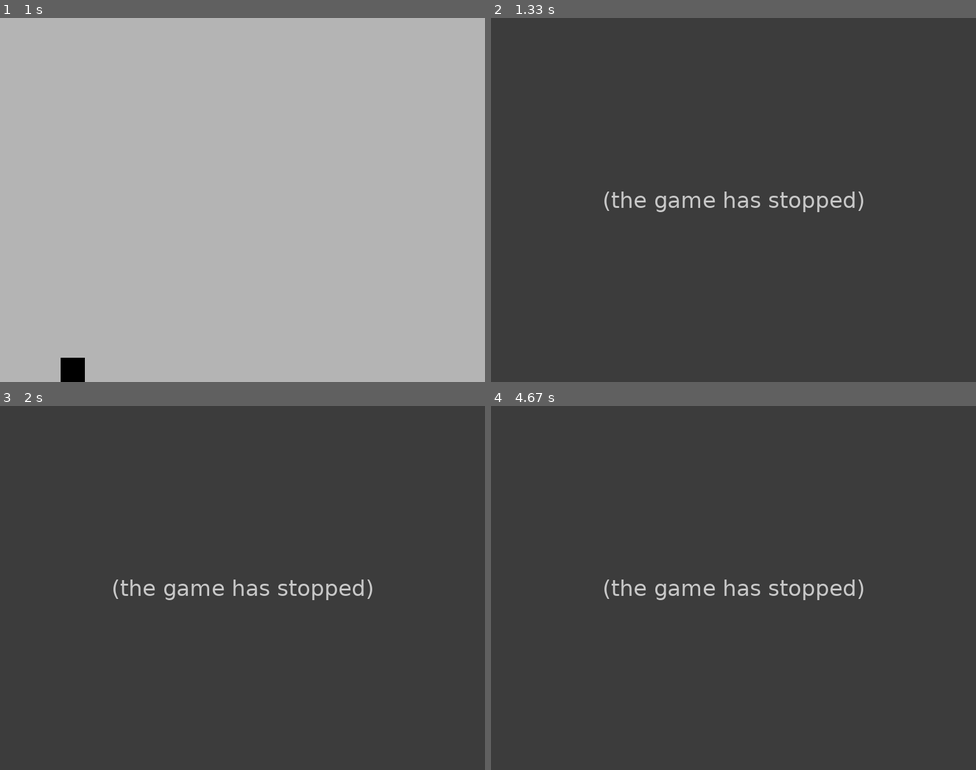
Above: before the commit, frames 1-4 (two rows, left to right).
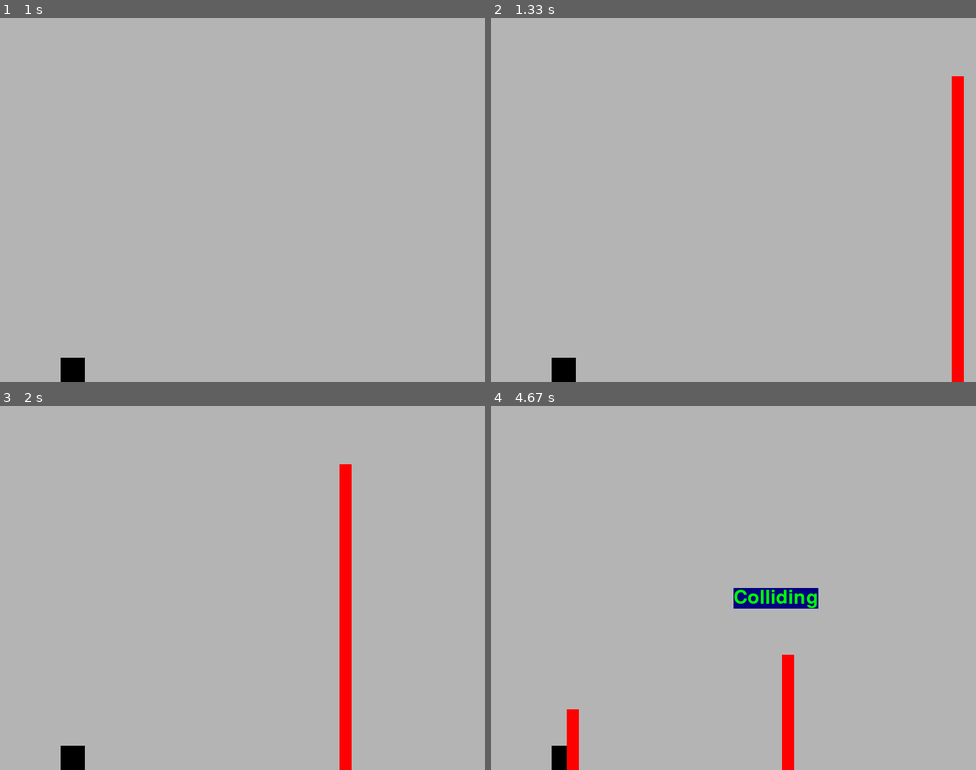
Above: after the commit, the same moments.

Repository: rodolfofrainer/pytorchPygameAI
Game: pygame game, started from main.py
Two runs of this game, one before a commit and one after it. Both use one fixed random seed, a clock stepped at 60 frames per second and the inputs below.
Inputs:
- Up to frame 1 (1 s): no input
- Up to frame 2 (1.33 s): no input
- Up to frame 3 (2 s): no input
- Up to frame 4 (4.67 s): no input

Frame 1 is identical in both runs. In frame 2, 99% of the frame differs, in the area x 0-100%, y 0-100%; in frame 3, 99%; in frame 4, 100%.
Error before the commit: TypeError: Obstacle.__init__() missing 1 required positional argument: 'width' (main.py line...; the game stopped at 1.18 s (later frames are placeholders)

Commit message:
create function to move obstacles

Diff:
--- a/obstacle_class.py
+++ b/obstacle_class.py
@@ -1,5 +1,5 @@
 class Obstacle:
-    def __init__(self, x, y, width, height):
+    def __init__(self, x, y, height, width=20):
         self.x = int(x)
         self.y = int(y)
         self.width = width
@@ -10,3 +10,6 @@
             if player.y + player.size > self.y and player.y < self.y + self.height:
                 return True
         return False
+
+    def move_obstacle(self, moving_speed):
+        self.x -= moving_speed
